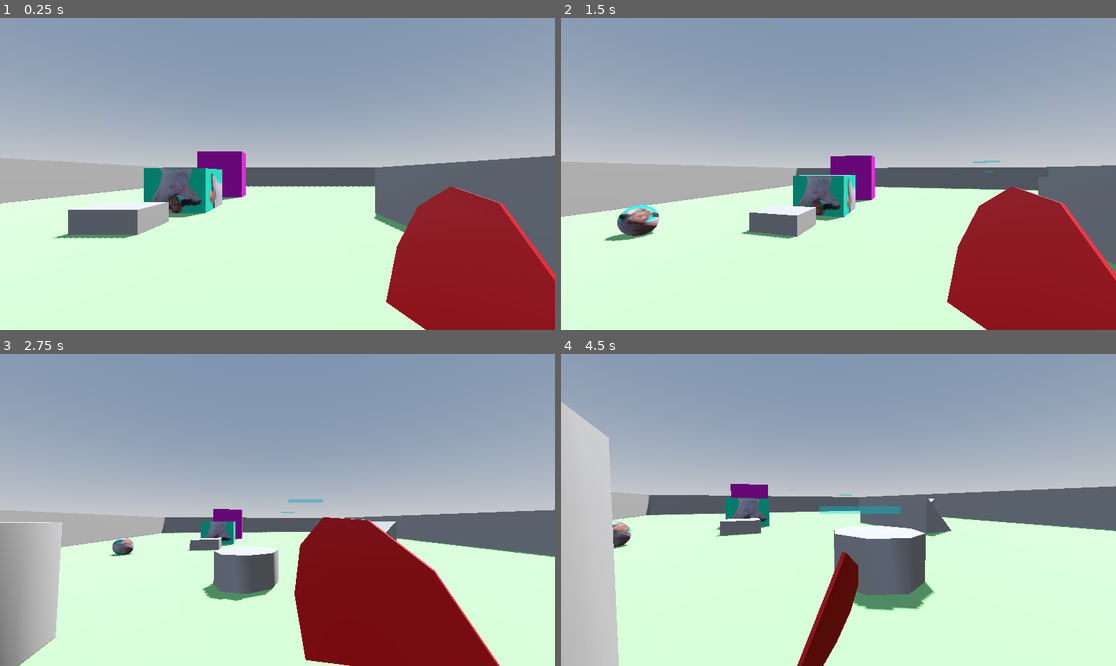
Above: before the commit, frames 1-4 (two rows, left to right).
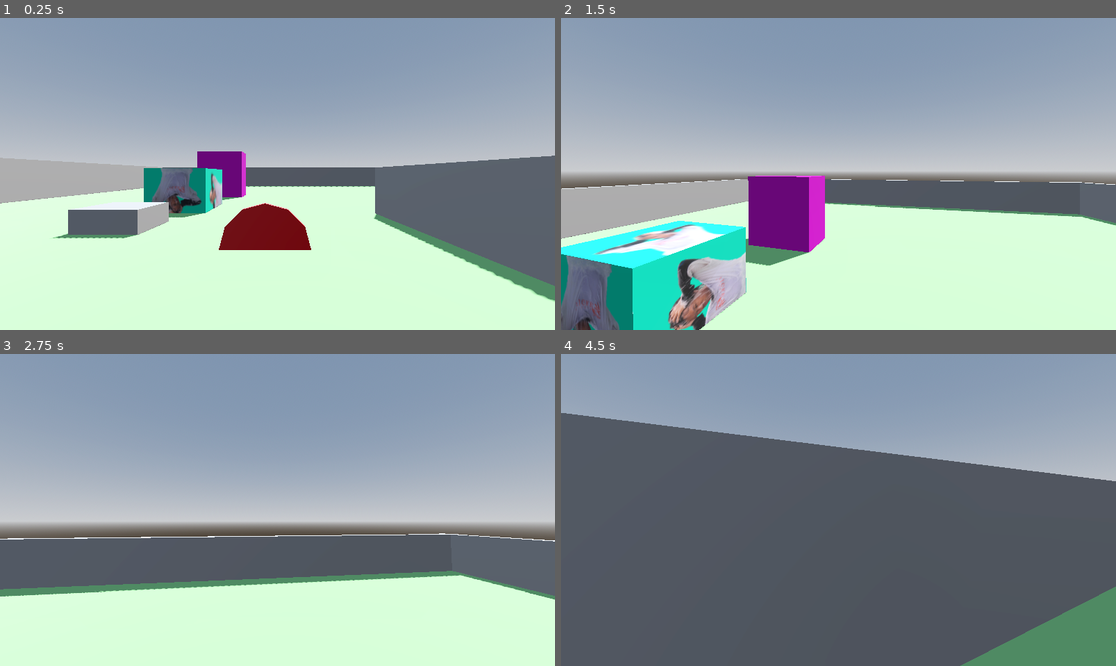
Above: after the commit, the same moments.

Repository: AngeloManlangit/BahalaNa.gd
Game: Godot game, scene res://scenes/game.tscn
The game is run twice, just before and just after one commit, with the same random seed, the same clock (stepped at 60 frames per second) and the same inputs.
Inputs (mouse positions are in pixels of both pictures, inside the frame that each line leads up to):
- Up to frame 1 (0.25 s): no input
- Up to frame 2 (1.5 s): tap Enter (ui_accept) at 0.5 s; move the mouse to (866, 174) at 0.52 s; press the mouse at (866, 174) at 0.53 s; hold W (move_up) from 0.53 s (still down); tap Space (jump) at 0.77, 0.8, 1.07, 1.35 s; move the mouse to (810, 174) at 1.27 s; release the mouse at (810, 174) at 1.28 s
- Up to frame 3 (2.75 s): keep holding W (move_up); tap Space (jump) at 1.52, 1.82, 2.3 s; click (249, 510) at 1.55 s; move the mouse to (288, 503) at 2.02 s; press the mouse at (288, 503) at 2.03 s
- Up to frame 4 (4.5 s): move the mouse to (832, 516) at 2.77 s; release the mouse at (832, 516) at 2.78 s; click (832, 516) at 2.85 s; tap Space (jump) at 3.02, 3.32, 3.6, 3.77, 4.07 s; move the mouse to (877, 513) at 3.52 s; click (877, 513) at 3.67 s; tap Escape at 4.15 s; move the mouse to (672, 463) at 4.27 s; release W (move_up) at 4.28 s; hold A (move_left) from 4.28 s (still down); click (672, 463) at 4.35 s

The runs differ from the first frame. In frame 1, 13% of the frame differs, in the area x 39-100%, y 53-100%; in frame 2, 34%; in frame 3, 31%; in frame 4, 61%, in the area x 0-100%, y 15-100%.

Commit message:
Pickup Logic + Unfinished Sticky Hand

Diff:
--- a/project.godot
+++ b/project.godot
@@ -51,3 +51,11 @@
 "events": [Object(InputEventMouseButton,"resource_local_to_scene":false,"resource_name":"","device":-1,"window_id":0,"a …(257 unchanged characters)…
 ]
 }
+
+[layer_names]
+
+3d_physics/layer_1="map"
+3d_physics/layer_2="player"
+3d_physics/layer_3="enemies"
+3d_physics/layer_4="items"
+3d_physics/layer_5="hand"
--- a/scenes/game.tscn
+++ b/scenes/game.tscn
@@ -1,8 +1,13 @@
-[gd_scene load_steps=11 format=3 uid="uid://d4nddivpwn6q6"]
+[gd_scene load_steps=15 format=3 uid="uid://d4nddivpwn6q6"]
 
 [ext_resource type="Texture2D" uid="uid://dtt44a1noih4v" path="res://assets/vince.png" id="1_yqjtg"]
 [ext_resource type="PackedScene" uid="uid://cbcsaqa08rnq3" path="res://scenes/player.tscn" id="2_lnu2h"]
 [ext_resource type="PackedScene" uid="uid://beovagt1dwo1b" path="res://scenes/vince_ball.tscn" id="3_lnu2h"]
+[ext_resource type="PackedScene" uid="uid://c2qr4p6u8xxje" path="res://scenes/fan.tscn" id="4_iywne"]
+[ext_resource type="Script" uid="uid://shj6k1gbfdwm" path="res://scripts/game_manager.gd" id="5_p57ef"]
+
+[sub_resource type="BoxShape3D" id="BoxShape3D_iywne"]
+size = Vector3(1.4609375, 1.9248047, 1.3447266)
 
 [sub_resource type="ProceduralSkyMaterial" id="ProceduralSkyMaterial_yqjtg"]
 sky_horizon_color = Color(0.66224277, 0.6717428, 0.6867428, 1)
@@ -29,10 +34,24 @@
 [sub_resource type="PrismMesh" id="PrismMesh_lnu2h"]
 left_to_right = 1.0
 
+[sub_resource type="BoxShape3D" id="BoxShape3D_u5sy4"]
+size = Vector3(2.0429688, 1.1123047, 1)
+
 [node name="Game" type="Node3D"]
 
 [node name="Player" parent="." instance=ExtResource("2_lnu2h")]
+unique_name_in_owner = true
 transform = Transform3D(1, 0, 0, 0, 1, 0, 0, 0, 1, 0.08968134, 1.0768079, 5.083183)
+collision_layer = 2
+collision_mask = 13
+
+[node name="Pickup_Area" type="Area3D" parent="Player"]
+collision_layer = 2
+collision_mask = 8
+
+[node name="Pickup_Collider" type="CollisionShape3D" parent="Player/Pickup_Area"]
+transform = Transform3D(1, 0, 0, 0, 1, 0, 0, 0, 1, 0, 0.08602488, 0)
+shape = SubResource("BoxShape3D_iywne")
 
 [node name="Map" type="Node" parent="."]
 
@@ -129,3 +148,17 @@
 height = 7.667366
 
 [node name="AudioManager" type="Node" parent="."]
+
+[node name="Fan" type="StaticBody3D" parent="."]
+transform = Transform3D(1, 0, 0, 0, 1, 0, 0, 0, 1, -0.18050146, -0.0001938343, 0.64464957)
+collision_layer = 8
+collision_mask = 2
+
+[node name="fan" parent="Fan" instance=ExtResource("4_iywne")]
+
+[node name="Fan_collider" type="CollisionShape3D" parent="Fan"]
+transform = Transform3D(1, 0, 0, 0, 1, 0, 0, 0, 1, 0, 0.49564153, 0)
+shape = SubResource("BoxShape3D_u5sy4")
+
+[node name="GameManager" type="Node" parent="."]
+script = ExtResource("5_p57ef")
--- a/scenes/player.tscn
+++ b/scenes/player.tscn
@@ -3,8 +3,6 @@
 [ext_resource type="Texture2D" uid="uid://d38inaf4yhtfe" path="res://assets/goofy.png" id="1_3vyb7"]
 [ext_resource type="Script" uid="uid://chvc3jetbh6ws" path="res://scripts/player.gd" id="1_g2els"]
 [ext_resource type="PackedScene" uid="uid://c2qr4p6u8xxje" path="res://scenes/fan.tscn" id="3_qhqgy"]
-[ext_resource type="Script" uid="uid://cooavnd8bdduu" path="res://scripts/items.gd" id="4_qlg0r"]
-[ext_resource type="Script" uid="uid://ba6cx67kj5sca" path="res://scripts/fan.gd" id="5_tuyoq"]
 
 [sub_resource type="StandardMaterial3D" id="StandardMaterial3D_3vyb7"]
 albedo_texture = ExtResource("1_3vyb7")
@@ -77,14 +75,20 @@
 &"shoot": SubResource("Animation_qhqgy")
 }
 
+[sub_resource type="BoxShape3D" id="BoxShape3D_qhqgy"]
+
+[sub_resource type="StandardMaterial3D" id="StandardMaterial3D_qhqgy"]
+albedo_color = Color(1, 0, 1, 1)
+
 [node name="Player" type="CharacterBody3D"]
 script = ExtResource("1_g2els")
 
 [node name="Mesh" type="MeshInstance3D" parent="."]
 transform = Transform3D(-1, 0, 8.742278e-08, 0, 1, 0, -8.742278e-08, 0, -1, 0, 0, 0)
+visible = false
 mesh = SubResource("CapsuleMesh_g2els")
 
-[node name="CollisionShape3D" type="CollisionShape3D" parent="."]
+[node name="Body_Collider" type="CollisionShape3D" parent="."]
 shape = SubResource("ConvexPolygonShape3D_qhqgy")
 
 [node name="Head" type="Node3D" parent="."]
@@ -93,9 +97,9 @@
 [node name="Camera" type="Camera3D" parent="Head"]
 
 [node name="fan" parent="Head/Camera" instance=ExtResource("3_qhqgy")]
-transform = Transform3D(0.03439695, 0.13052814, -0.17028107, 0.06786024, 0.59301025, 0.03936643, 0.35698274, -0.12530462, 0.008924056, 0.65, -0.65, -0.78)
+transform = Transform3D(0.03439694, 0.13052814, -0.17028107, 0.06786022, 0.59301025, 0.03936643, 0.35698265, -0.12530462, 0.008924056, 0.65, -0.65, -0.78)
 
-[node name="AnimationPlayer" type="AnimationPlayer" parent="Head/Camera/fan"]
+[node name="Fan_Animation" type="AnimationPlayer" parent="Head/Camera/fan"]
 libraries = {
 &"": SubResource("AnimationLibrary_qlg0r")
 }
@@ -104,12 +108,30 @@
 transform = Transform3D(1, 0, 0, 0, 1, 0, 0, 0, 1, 0, 0, -0.46404567)
 target_position = Vector3(0, 0, -0.6)
 
+[node name="Sticky_Hand" type="Area3D" parent="Head"]
+collision_layer = 16
+collision_mask = 13
+
+[node name="Hand_Model" type="CSGSphere3D" parent="Head/Sticky_Hand"]
+transform = Transform3D(0.19351584, 0, 0, 0, 0.19351584, 0, 0, 0, 0.19351584, 0, 0, 0)
+collision_mask = 16
+
+[node name="Sticky_Hand_Collider" type="CollisionShape3D" parent="Head/Sticky_Hand"]
+transform = Transform3D(0.19351584, 0, 0, 0, 0.19351584, 0, 0, 0, 0.19351584, 0, 0, 0)
+shape = SubResource("BoxShape3D_qhqgy")
+
+[node name="Rope" type="Node3D" parent="Head"]
+
+[node name="Rope_Model" type="CSGCylinder3D" parent="Head/Rope"]
+transform = Transform3D(0.09286904, 0, 0, 0, -4.059435e-09, -0.09286904, 0, 0.09286904, -4.059435e-09, 0, 0, 0)
+radius = 0.25
+height = 3.498
+sides = 4
+material = SubResource("StandardMaterial3D_qhqgy")
+
 [node name="Coyote_Timer" type="Timer" parent="."]
 
-[node name="Items" type="Node3D" parent="."]
-script = ExtResource("4_qlg0r")
-
-[node name="Fan" type="Node3D" parent="Items"]
-script = ExtResource("5_tuyoq")
-
+[connection signal="area_entered" from="Head/Sticky_Hand" to="." method="on_hand_attached"]
+[connection signal="body_entered" from="Head/Sticky_Hand" to="." method="on_hand_attached"]
+[connection signal="body_exited" from="Head/Sticky_Hand" to="." method="on_hand_free"]
 [connection signal="timeout" from="Coyote_Timer" to="." method="on_coyote_timeout"]
--- a/scripts/fan.gd
+++ /dev/null
@@ -1,38 +0,0 @@
-class_name Fan
-extends Items
-
-@onready var head: Node3D = $"../../Head"
-@onready var camera: Camera3D = $"../../Head/Camera"
-
-@onready var item_animation: AnimationPlayer = $Head/Camera/fan/AnimationPlayer
-@onready var item_aim: RayCast3D = $Head/Camera/Aim
-var fan_jumped: bool = false
-var fan_cooldown_time: float = 0.1
-
-var windslash = load("res://scenes/windslash.tscn")
-var instance
-
-func apply_shoot():
-	if !item_animation.is_playing():
-		item_animation.play("shoot")
-		generate_windslash()
-		if !player_body.is_on_floor():
-			# parameter for the power of the backblast
-			fan_blast(10)
-
-func generate_windslash():
-	instance = windslash.instantiate()
-	instance.position = item_aim.global_position
-	instance.transform.basis = item_aim.global_transform.basis
-	get_parent().add_child(instance)
-
-func fan_blast(blast_power: float):
-	# for the backward motion
-	player_body.velocity.x = -head.basis.x.z * blast_power
-	player_body.velocity.z = head.basis.x.x * blast_power
-	player_body.velocity.y = -camera.basis.y.z * blast_power
-	fan_jumped = true
-	get_tree().create_timer(fan_cooldown_time).timeout.connect(on_fan_blast_timeout)
-
-func on_fan_blast_timeout():
-	fan_jumped = false
--- /dev/null
+++ b/scripts/game_manager.gd
@@ -0,0 +1,11 @@
+extends Node
+
+@onready var player: CharacterBody3D = %Player
+@onready var pickup_area: Area3D = $"../Player/Pickup_Area"
+@onready var fan: StaticBody3D = $"../Fan"
+
+func _process(_delta: float) -> void:
+	if fan and fan.visible and pickup_area.overlaps_body(fan):
+		player.pickup("FAN") # Function inside player script
+		fan.hide()
+		fan.process_mode = Node.PROCESS_MODE_DISABLED
--- a/scripts/items.gd
+++ /dev/null
@@ -1,9 +0,0 @@
-@abstract class_name Items
-extends Node3D
-
-@onready var player_body: CharacterBody3D = get_parent() as CharacterBody3D
-
-var uses: int
-
-func apply_shoot():
-	pass
--- a/scripts/player.gd
+++ b/scripts/player.gd
@@ -11,6 +11,7 @@
 @export var coyote_time: float = 0.2
 @onready var coyote_timer: Timer = $Coyote_Timer
 var jump_available: bool = true
+var allow_input: bool = true
 
 # for the jump buffer
 var jump_buffer: bool = false
@@ -21,16 +22,30 @@
 @onready var camera: Camera3D = $Head/Camera
 
 # items
-@onready var item_animation: AnimationPlayer = $Head/Camera/fan/AnimationPlayer
+enum items { FIST, FAN, BOOMERANG, STICKY_HAND }
+var equipped := items.FIST # default is fist
+
+@onready var item_animation: AnimationPlayer
 @onready var item_aim: RayCast3D = $Head/Camera/Aim
-var fan_jumped: bool = false
+var aim_direction
+
+# fan
+@onready var fan: Node3D = $Head/Camera/fan
 var fan_cooldown_time: float = 0.4
-
 var windslash = load("res://scenes/windslash.tscn")
 var instance
 
+# sticky hand
+@onready var sticky_hand: Area3D = $Head/Sticky_Hand
+@onready var rope: Node3D = $Head/Rope
+@onready var rope_model: CSGCylinder3D = $Head/Rope/Rope_Model
+var did_stick: bool = false
+const HAND_SPEED = 40.0
+
 func _ready():
 	capture_mouse()
+	rope_model.visible = false
+	fan.visible = false
 
 func _unhandled_input(event: InputEvent) -> void:
 	if Input.is_mouse_button_pressed(MOUSE_BUTTON_LEFT):
@@ -73,7 +88,7 @@
 	var input_dir := Input.get_vector("move_left", "move_right", "move_up", "move_down")
 	var direction := (head.transform.basis * Vector3(input_dir.x, 0, input_dir.y)).normalized()
 
-	if !fan_jumped:
+	if allow_input:
 		if direction:
 			velocity.x = direction.x * SPEED
 			velocity.z = direction.z * SPEED
@@ -82,13 +97,32 @@
 			velocity.z = lerp(velocity.z, direction.z * SPEED, delta * weight)
 
 	# using item
-	if Input.is_action_pressed("shoot") and mouse_captured:
+
+	if Input.is_action_just_pressed("shoot") and mouse_captured:
+		match equipped:
+			items.FIST:
+				item_animation = $Head/Camera/fan/Fan_Animation
+				punch()
+			items.FAN:
+				# Fan logic
+				item_animation = $Head/Camera/fan/Fan_Animation
+				if !item_animation.is_playing():
+					item_animation.play("shoot")
+					generate_windslash()
+					if !is_on_floor():
+						# parameter for the power of the backblast
+						fan_blast(10)
+			items.BOOMERANG:
+				# Boomerang logic
+				item_animation = $Head/Camera/fan/Fan_Animation
+			items.STICKY_HAND:
+				# sticky hand logic
+				item_animation = $Head/Camera/fan/Fan_Animation
+				shoot_hand(delta)
+				sticky_pull()
+
 		if !item_animation.is_playing():
 			item_animation.play("shoot")
-			generate_windslash()
-			if !is_on_floor():
-				# parameter for the power of the backblast
-				fan_blast(10)
 
 	move_and_slide()
 
@@ -113,6 +147,18 @@
 	mouse_captured = false
 
 # item functions
+# pickup
+func pickup(picked_up_item: String):
+	if picked_up_item == "FAN":
+		equipped = items.FAN
+		fan.visible = true
+
+# fist
+func punch():
+	print("one punch")
+	pass
+
+# fan
 func generate_windslash():
 	instance = windslash.instantiate()
 	instance.position = item_aim.global_position
@@ -121,11 +167,57 @@
 
 func fan_blast(blast_power: float):
 	# for the backward motion
-	velocity.x = -head.basis.x.z * (blast_power)
-	velocity.z = head.basis.x.x * (blast_power)
+	velocity.x = -head.basis.x.z * (blast_power * 0.8)
+	velocity.z = head.basis.x.x * (blast_power * 0.8)
 	velocity.y = -camera.basis.y.z * blast_power
-	fan_jumped = true
+	allow_input = false
 	get_tree().create_timer(fan_cooldown_time).timeout.connect(on_fan_blast_timeout)
 
 func on_fan_blast_timeout():
-	fan_jumped = false
+	allow_input = true
+
+# sticky hand
+func shoot_hand(delta: float):
+	if Input.is_action_just_pressed("shoot"):
+		did_stick = false
+		aim_direction = -camera.global_transform.basis.z
+
+		var current_pos = sticky_hand.global_position
+		if sticky_hand.get_parent():
+			sticky_hand.get_parent().remove_child(sticky_hand)
+		get_tree().root.add_child(sticky_hand)
+		sticky_hand.global_position = current_pos
+		rope_model.visible = true
+
+	if Input.is_action_pressed("shoot"):
+		if !did_stick:
+			sticky_hand.global_position += aim_direction * delta * HAND_SPEED
+		make_rope()
+
+	if Input.is_action_just_released("shoot"):
+		if sticky_hand.get_parent():
+			sticky_hand.get_parent().remove_child(sticky_hand)
+		head.add_child(sticky_hand)
+		sticky_hand.position = Vector3(0.5, -0.5, -1)
+		did_stick = false
+		rope_model.visible = false
+
+func on_hand_attached(_body):
+	did_stick = true
+
+func on_hand_free(_body):
+	did_stick = false
+
+func sticky_pull():
+	if did_stick:
+		var pull_force_modifier: float = pow((sticky_hand.global_position - head.global_position).normalized().length(), 0.5)
+		var pull_force: Vector3 = pull_force_modifier * (sticky_hand.global_position - head.global_position).normalized()
+		velocity.x += pull_force.x
+		velocity.z += pull_force.z
+		velocity.y += pull_force.y
+
+func make_rope():
+	var distance = head.global_position.distance_to(sticky_hand.global_position)
+	rope.look_at(sticky_hand.global_position)
+	rope_model.height = distance
+	rope_model.position.z = -distance / 2.0
Not shown, removed: scripts/fan.gd.uid
Not shown, added: scripts/game_manager.gd.uid
Not shown, removed: scripts/items.gd.uid
